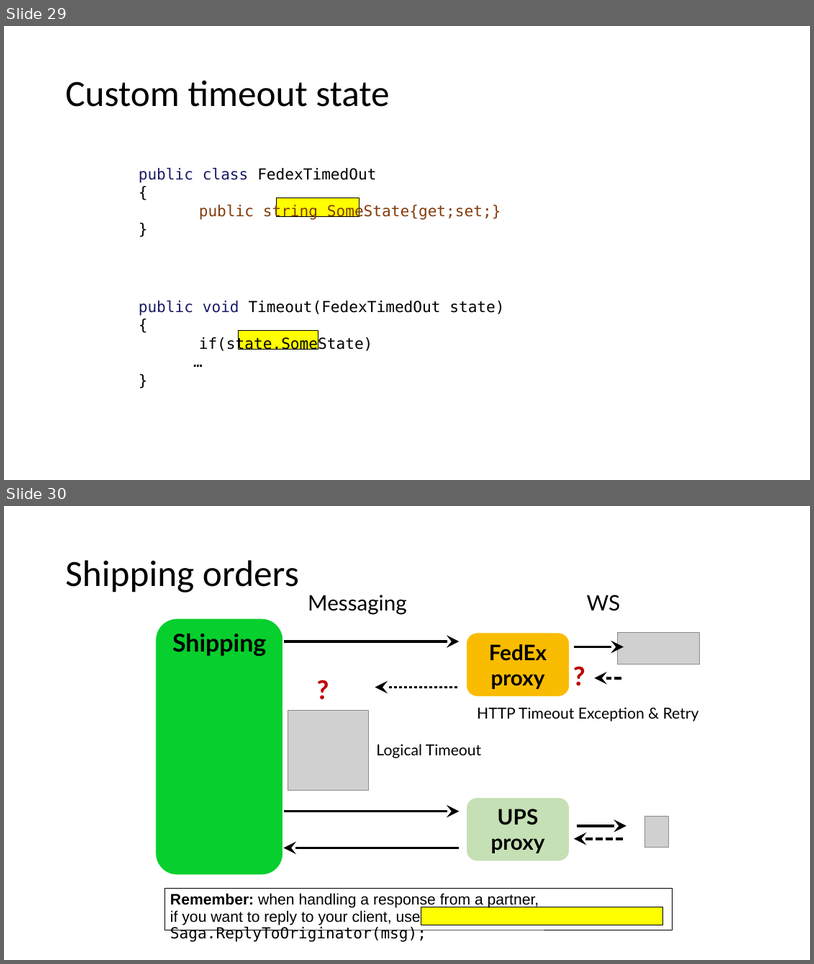
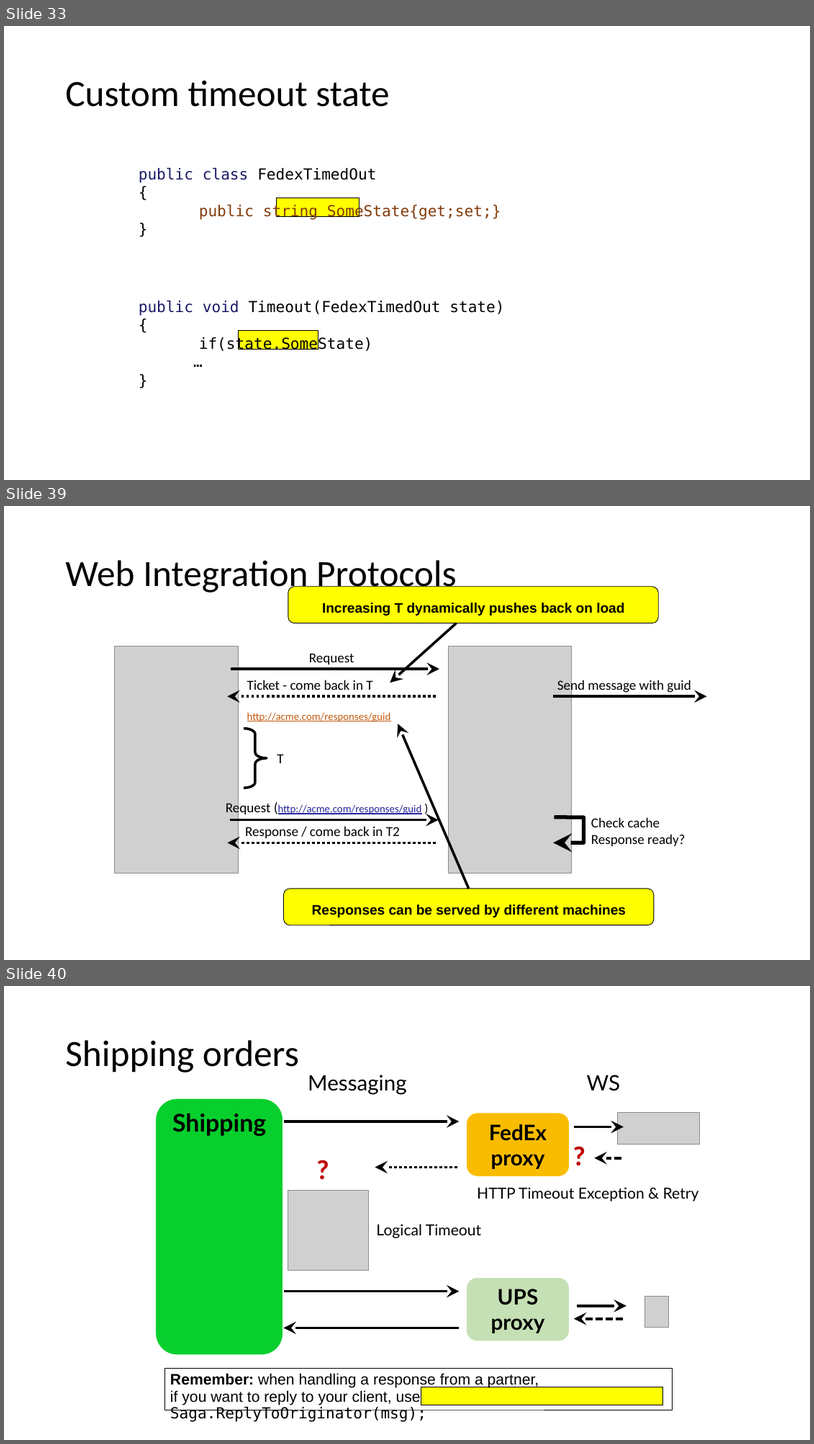
Before and after one commit to Particular/SagaMasterClass, a slide deck: SagaMasterClass.pptx. Shown one above the other, each under a label of ours: slides 29 and 30 before the commit, slides 33, 39 and 40 after it; the slides between them are not shown. The pictures are 814x964 and 814x1444 pixels, drawn with LibreOffice and Linux fonts; fonts in the diff are those of the drawing; grey boxes stand for pictures. Boxes give left, top, right and bottom in pixels: in the first picture for what was removed or moved away, otherwise in the second. Text is boxed around its words. In the diff, an @@ line names an element or a change of style, - is before the commit and + after.

```diff
--- a/SagaMasterClass.pptx
+++ b/SagaMasterClass.pptx
@@ slide 39 added at box(4, 506, 810, 960), background #FFFFFF @@
@@ title added at box(65, 560, 457, 595), 44 pt, text #000000 @@
+Web Integration Protocols
@@ rounded rectangle added at box(288, 587, 658, 623), fill #FFFF00, outline #000000 0.75 pt, 16.3 pt, text #000000, bold @@
+Increasing T dynamically pushes back on load
@@ arrow added from (456, 623) to (391, 682), #000000 3 pt @@
@@ picture added at box(115, 646, 238, 872) @@
@@ text added at box(309, 653, 355, 664), 16.3 pt, text #000000 @@
+Request
@@ picture added at box(449, 646, 572, 872) @@
@@ arrow added from (231, 669) to (440, 669), #000000 3 pt @@
@@ text added at box(558, 678, 691, 693), 16.3 pt, text #000000 @@
+Send message with guid
@@ arrow added from (436, 697) to (227, 697), #000000 3 pt dashed @@
@@ text added at box(247, 680, 391, 722), 12.7 pt, text #C55A11, underline @@
+Ticket - come back in T
+http://acme.com/responses/guid
@@ arrow added from (554, 697) to (707, 697), #000000 3 pt @@
@@ right brace added at box(244, 728, 267, 788), outline #000000 3 pt @@
@@ arrow added from (469, 888) to (399, 723), #000000 3 pt @@
@@ text added at box(277, 754, 283, 763), 16.3 pt, text #000000 @@
+T
@@ text added at box(226, 800, 422, 816), 12.7 pt, text #262699, underline @@
+Request (http://acme.com/responses/guid )
@@ arrow added from (230, 820) to (439, 820), #000000 3 pt @@
@@ text added at box(245, 826, 400, 838), 16.3 pt, text #000000 @@
+Response / come back in T2
@@ freeform shape added at box(554, 817, 584, 842), outline #000000 4.5 pt @@
@@ text added at box(592, 817, 685, 846), 16.3 pt, text #000000 @@
+Check cache
+Response ready?
@@ arrow added from (436, 842) to (228, 842), #000000 3 pt dashed @@
@@ rounded rectangle added at box(284, 888, 654, 924), fill #FFFF00, outline #000000 0.75 pt, 16.3 pt, text #000000, bold @@
+Responses can be served by different machines
@@ what was slide 29 is now slide 33 @@
@@ what was slide 30 is now slide 40 @@
```
Also in this commit, not shown: 7 slides changed, 9 other slides added.
